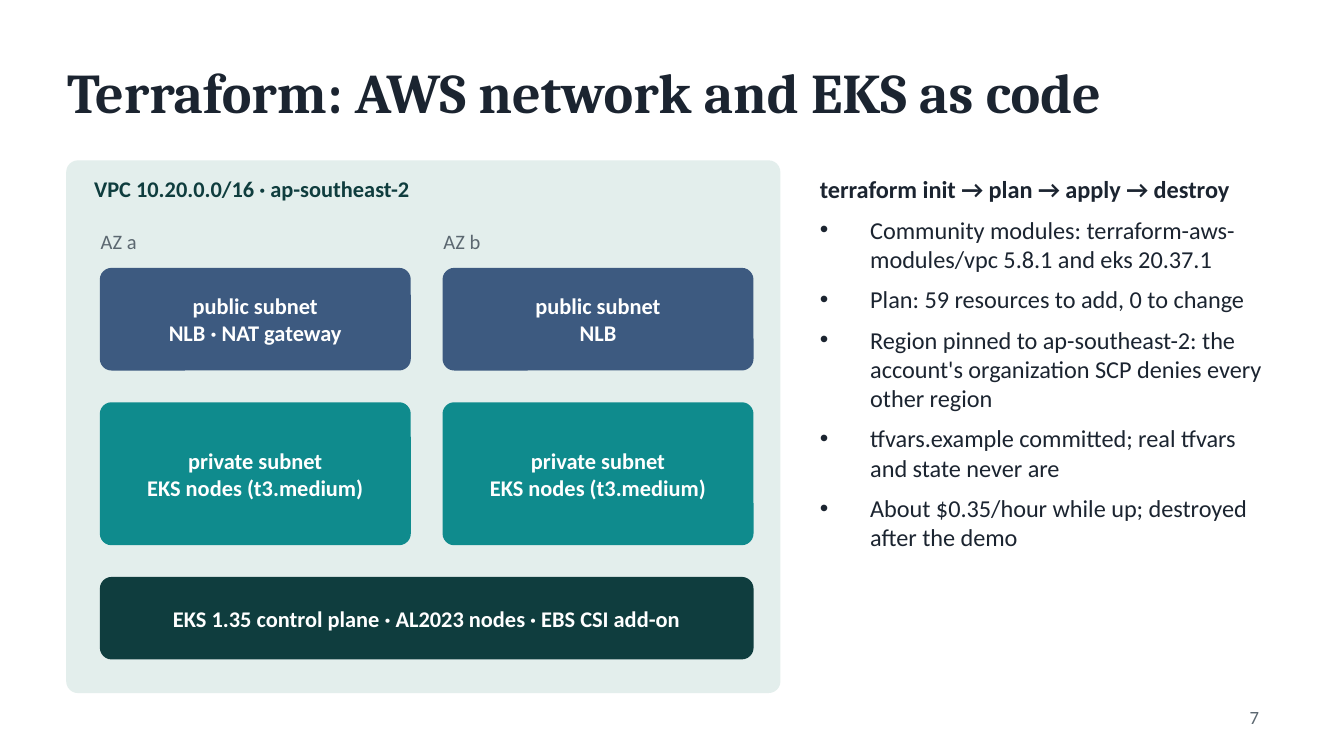
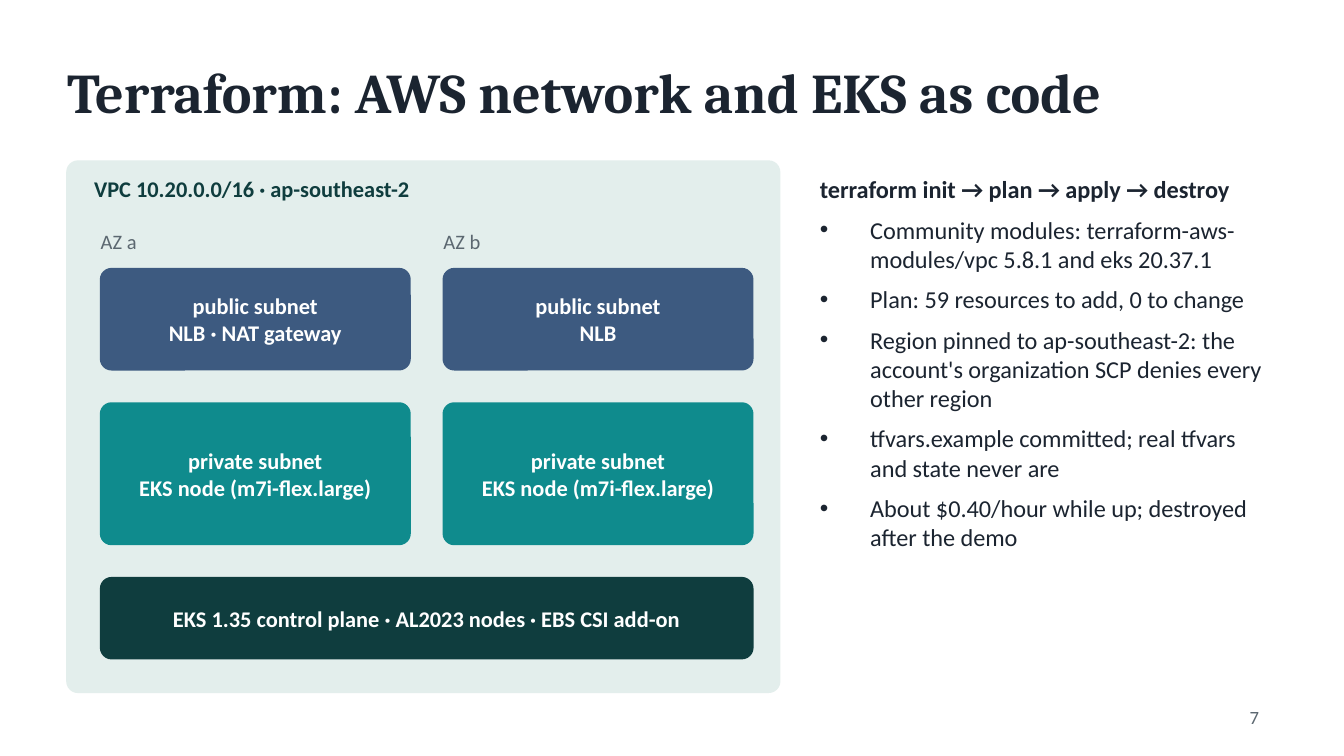
Before and after one commit to ramneek3/taskboard, a slide deck: slide 7 of demo/presentation.pptx. Drawn at 1344x756 pixels with LibreOffice and Linux fonts; fonts in the diff are those of the drawing. Boxes give left, top, right and bottom in pixels: in the first picture for what was removed or moved away, otherwise in the second. Text is boxed around its words. In the diff, an @@ line names an element or a change of style, - is before the commit and + after.

```diff
--- a/demo/presentation.pptx
+++ b/demo/presentation.pptx
@@ text at bbox=[139, 479, 371, 500]: text changed @@
-EKS nodes (t3.medium)
+EKS node (m7i-flex.large)
@@ text at bbox=[482, 479, 714, 500]: text changed @@
-EKS nodes (t3.medium)
+EKS node (m7i-flex.large)
@@ text at bbox=[870, 500, 1247, 546]: text changed @@
-• About $0.35/hour while up; destroyed after the demo
+• About $0.40/hour while up; destroyed after the demo
```
Also in this commit, not shown: 2 other slides changed, 2 other files.
